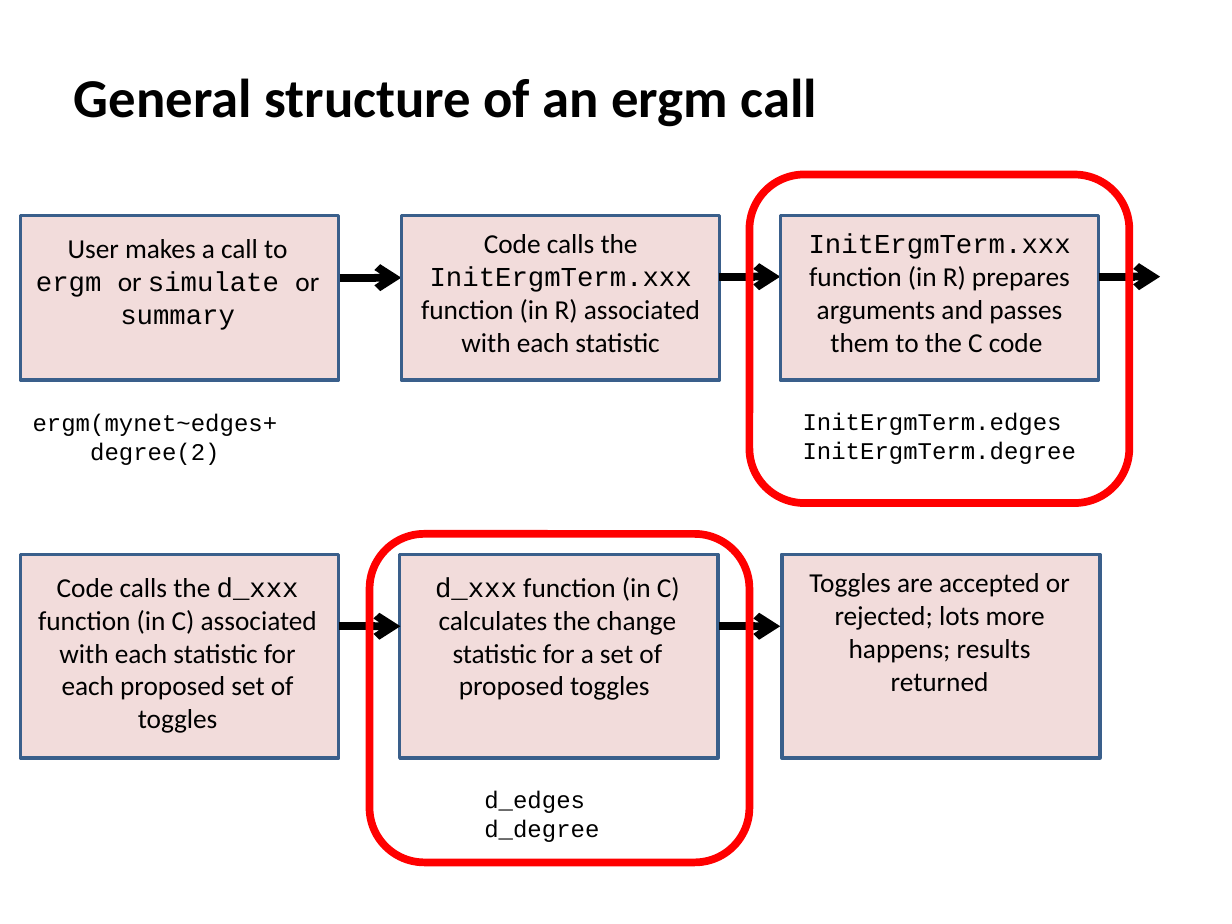
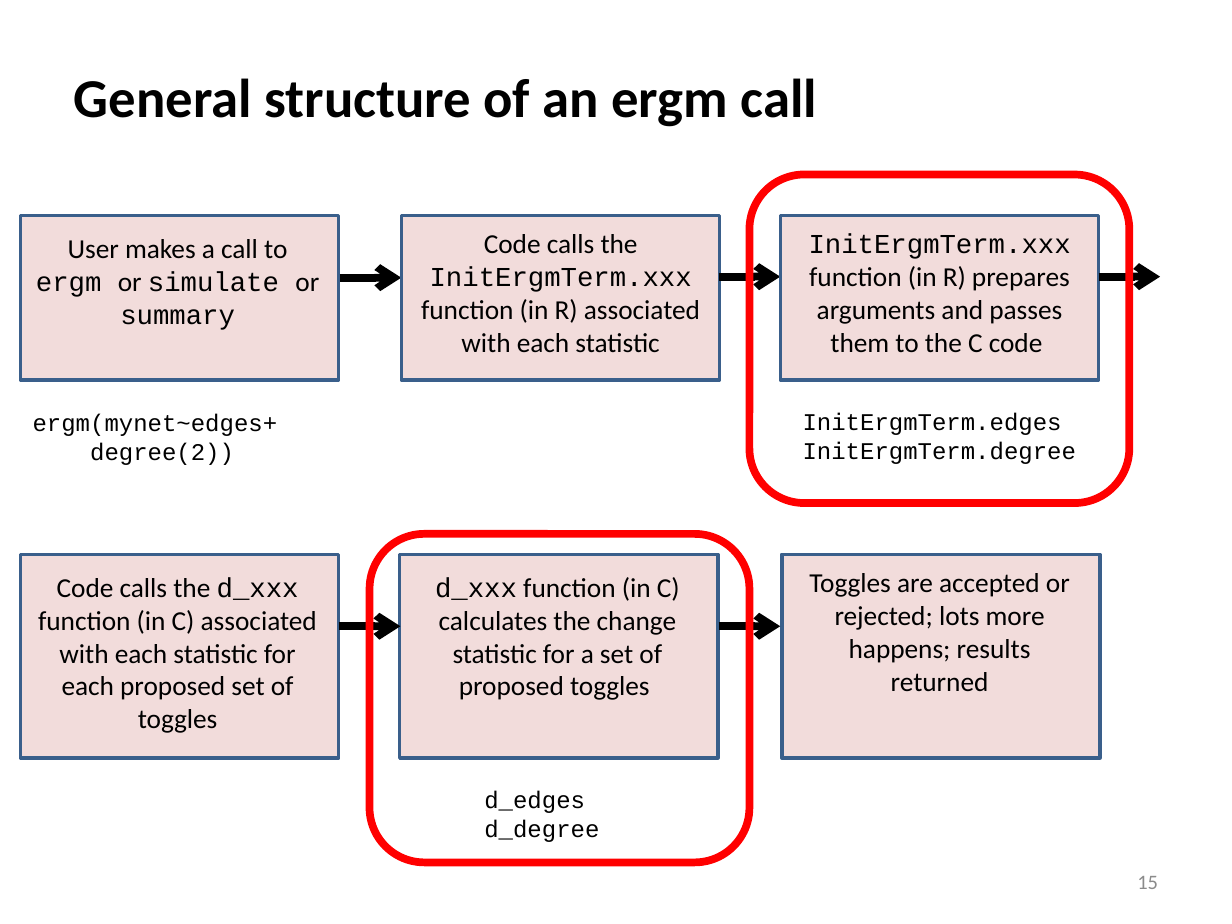
Before and after one commit to statnet/Workshops----OBSOLETE, a slide deck: slide 15 of ergm.userterms/EUT tutorial slides.pptx (slide 14 before the commit). Drawn at 1232x924 pixels with LibreOffice and Linux fonts; fonts in the diff are those of the drawing. Boxes give left, top, right and bottom in pixels: in the first picture for what was removed or moved away, otherwise in the second. Text is boxed around its words. In the diff, an @@ line names an element or a change of style, - is before the commit and + after.

```diff
--- a/ergm.userterms/EUT tutorial slides.pptx
+++ b/ergm.userterms/EUT tutorial slides.pptx
@@ text at box(90, 442, 234, 465): text changed @@
-degree(2)
+degree(2))
@@ page number added at box(1137, 876, 1158, 889), 12 pt, text #8C8C8C @@
+15
```
Also in this commit, not shown: 48 other slides changed, 4 slides added, 1 slide removed.
